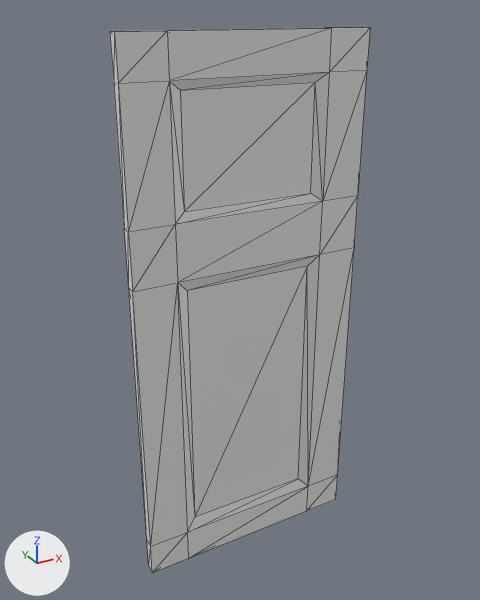
What one commit did to the FBX model JackiesLantern/Assets/GameAssets/Models/Level1Models/FrontDoor006_Model.fbx.
One viewpoint serves both versions: a 50 mm lens placed at (-1.12, -1.99, 2.1), pointed at (-0.02, 0.03, 1.09). Every picture has the same lights, and +X, +Y and +Z are marked at lower left. Mesh edges are drawn as thin lines. Where no turn or scale is listed for an object, it has been applied to the vertices.

In view in the first picture: 'C_FrontDoor006'.
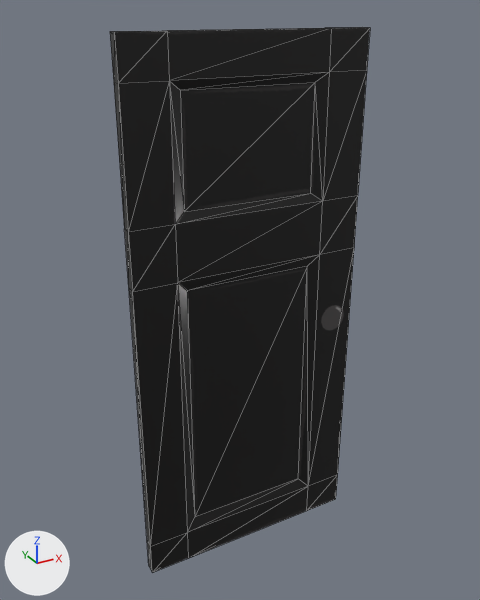
Edits to the bpy script that builds the scene:
```text
Add img_frontdoor006_base_color_1001_png:
    img_frontdoor006_base_color_1001_png = load_image('FrontDoor006_Base_color_1001.png', '_unpacked/FrontDoor006_Base_color_1001.png', 2048, 2048, 'sRGB')
Add mat_material__50:
    mat_material__50 = principled_material('Material #50')
    mat_material__50.texture = img_frontdoor006_base_color_1001_png
    mat_material__50.roughness = 0.2
Change me_mesh:
    where me_mesh.from_pydata(...)  # 56 vertices, 108 faces; spans x -0.46..0.46, y -0.04..0.0, z 0.0..2.04
    add me_mesh.materials.append(mat_material__50)  # picture img_frontdoor006_base_color_1001_png
```

Location of each change, [x1, y1, x2, y2] in pixels of the pictures (480 x 600 px):
'C_FrontDoor006', recoloured (grey to black)
    both: [110, 27, 370, 573]
